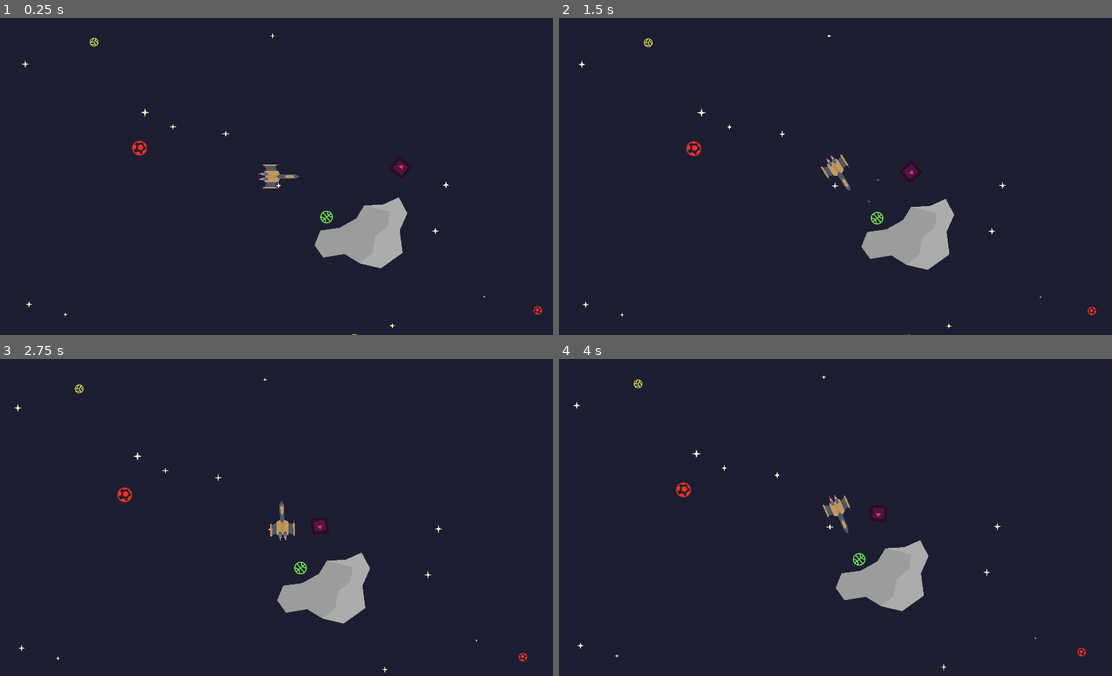
Above: before the commit, frames 1-4 (two rows, left to right).
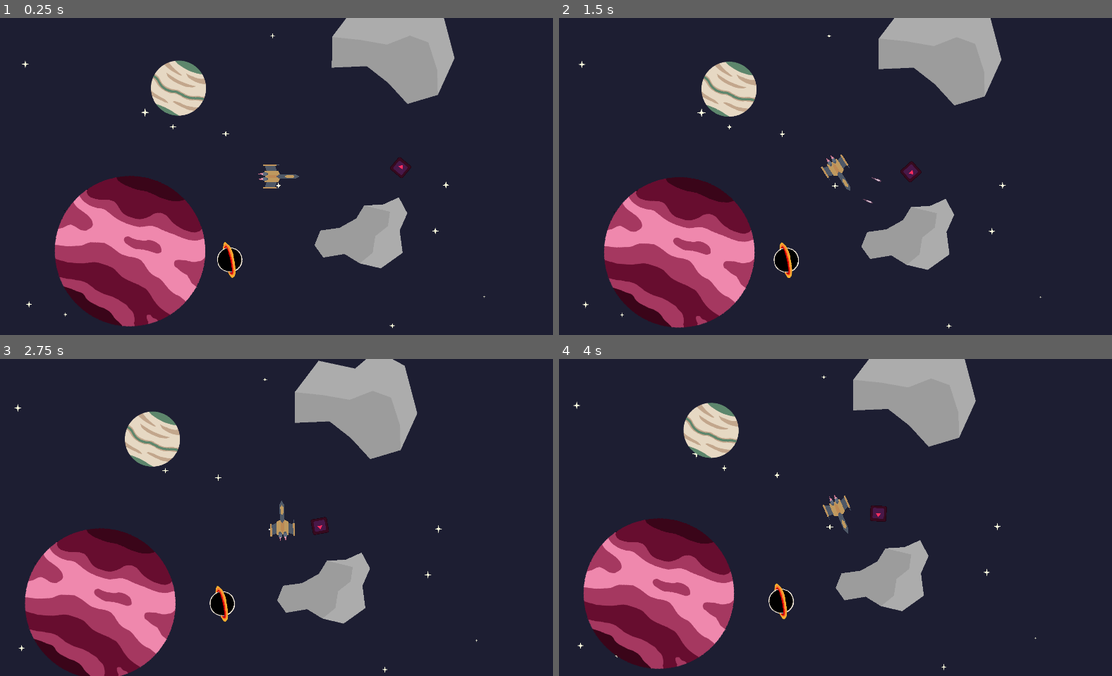
Above: after the commit, the same moments.

Repository: antax02/Ludum-Dare-58
Game: Godot game, scene res://scenes/world.tscn
Two runs of this game, one before a commit and one after it. Both use one fixed random seed, a clock stepped at 60 frames per second and the inputs below. The engine's default icon, where the game draws it, is replaced by a stand-in: a white triangle on a blue panel in a dark square.
Inputs (mouse positions are in pixels of both pictures, inside the frame that each line leads up to):
- Up to frame 1 (0.25 s): no input
- Up to frame 2 (1.5 s): move the mouse to (962, 160) at 0.52 s; hold Space (thrust) 0.53-1.28 s; hold Right mouse button (break) 0.53-1.28 s; move the mouse to (730, 192) at 1.27 s; click (730, 192) at 1.35 s
- Up to frame 3 (2.75 s): move the mouse to (337, 447) at 2.02 s; hold Space (thrust) from 2.03 s (still down); hold Right mouse button (break) from 2.03 s (still down)
- Up to frame 4 (4 s): move the mouse to (813, 580) at 2.77 s; release Right mouse button (break) at 2.78 s; click (813, 580) at 2.85 s; move the mouse to (1012, 565) at 3.52 s; release Space (thrust) at 3.53 s; hold Right mouse button (break) from 3.53 s (still down)

The runs differ from the first frame. In frame 1, 16% of the frame differs, in the area x 9-99%, y 0-100%; in frame 2, 16%; in frame 3, 17%, in the area x 4-96%, y 0-100%; in frame 4, 16%.

Commit message:
Add new planet and asteroid assets, update environment
Added PNG assets and import files for five planets and one special object, replacing previous SVGs in environment scenes. Introduced new asteroid and planet scenes, updated environment scene to support rare objects and adjusted spawn logic in enviorment.gd. Improved bullet collision logic to ignore player, and refined input actions in project.godot.

Diff:
--- a/project.godot
+++ b/project.godot
@@ -28,7 +28,27 @@
 
 [input]
 
-thrust={
+move_right={
+"deadzone": 0.2,
+"events": [Object(InputEventKey,"resource_local_to_scene":false,"resource_name":"","device":-1,"window_id":0,"alt_pressed":false,"shift_pressed":false,"ctrl_pressed":false,"meta_pressed":false,"pressed":false,"keycode":0,"physical_keycode":68,"key_label":0,"unicode":100,"location":0,"echo":false,"script":null)
+]
+}
+move_left={
+"deadzone": 0.2,
+"events": [Object(InputEventKey,"resource_local_to_scene":false,"resource_name":"","device":-1,"window_id":0,"alt_pressed":false,"shift_pressed":false,"ctrl_pressed":false,"meta_pressed":false,"pressed":false,"keycode":0,"physical_keycode":65,"key_label":0,"unicode":97,"location":0,"echo":false,"script":null)
+]
+}
+move_up={
+"deadzone": 0.2,
+"events": [Object(InputEventKey,"resource_local_to_scene":false,"resource_name":"","device":-1,"window_id":0,"alt_pressed":false,"shift_pressed":false,"ctrl_pressed":false,"meta_pressed":false,"pressed":false,"keycode":0,"physical_keycode":87,"key_label":0,"unicode":119,"location":0,"echo":false,"script":null)
+]
+}
+move_down={
+"deadzone": 0.2,
+"events": [Object(InputEventKey,"resource_local_to_scene":false,"resource_name":"","device":-1,"window_id":0,"alt_pressed":false,"shift_pressed":false,"ctrl_pressed":false,"meta_pressed":false,"pressed":false,"keycode":0,"physical_keycode":83,"key_label":0,"unicode":115,"location":0,"echo":false,"script":null)
+]
+}
+dash={
 "deadzone": 0.2,
 "events": [Object(InputEventKey,"resource_local_to_scene":false,"resource_name":"","device":-1,"window_id":0,"alt_press …(191 unchanged characters)…
 ]
@@ -43,6 +63,11 @@
 "events": [Object(InputEventMouseButton,"resource_local_to_scene":false,"resource_name":"","device":-1,"window_id":0,"a …(256 unchanged characters)…
 ]
 }
+thrust={
+"deadzone": 0.2,
+"events": [Object(InputEventKey,"resource_local_to_scene":false,"resource_name":"","device":-1,"window_id":0,"alt_pressed":false,"shift_pressed":false,"ctrl_pressed":false,"meta_pressed":false,"pressed":false,"keycode":0,"physical_keycode":32,"key_label":0,"unicode":32,"location":0,"echo":false,"script":null)
+]
+}
 
 [rendering]
 
--- a/scenes/bullet.tscn
+++ b/scenes/bullet.tscn
@@ -1,20 +1,26 @@
-[gd_scene load_steps=4 format=3 uid="uid://pug080u7rka1"]
+[gd_scene load_steps=3 format=3 uid="uid://pug080u7rka1"]
 
 [ext_resource type="Script" uid="uid://n0il7q3u3nx3" path="res://scripts/bullet.gd" id="1_y25gk"]
-[ext_resource type="Texture2D" uid="uid://dt87ji848s1gn" path="res://icon.svg" id="2_l5glv"]
 
-[sub_resource type="RectangleShape2D" id="RectangleShape2D_dqkch"]
-size = Vector2(12, 4)
+[sub_resource type="CapsuleShape2D" id="CapsuleShape2D_mkf8s"]
+radius = 6.9999814
+height = 35.999905
 
 [node name="bullet" type="Area2D"]
 script = ExtResource("1_y25gk")
 
-[node name="Sprite2D" type="Sprite2D" parent="."]
-position = Vector2(-1.1920929e-06, 1.4210855e-14)
-scale = Vector2(0.093749985, 0.031249996)
-texture = ExtResource("2_l5glv")
+[node name="Polygon2D" type="Polygon2D" parent="."]
+color = Color(0.89, 0.53400004, 0.6704666, 0.37254903)
+polygon = PackedVector2Array(13, 0, 10, -3, 0, -4, -27, 0, 0, 4, 10, 3)
+
+[node name="Polygon2D2" type="Polygon2D" parent="."]
+color = Color(0.8885316, 0.8071477, 0.86830044, 1)
+polygon = PackedVector2Array(9, 0, 5, -2, 0, -2, -14, 0, 0, 2, 5, 2)
 
 [node name="CollisionShape2D" type="CollisionShape2D" parent="."]
-shape = SubResource("RectangleShape2D_dqkch")
+visible = false
+position = Vector2(0, 1.1920929e-07)
+rotation = 1.5684679
+shape = SubResource("CapsuleShape2D_mkf8s")
 
 [connection signal="body_entered" from="." to="." method="_on_body_entered"]
--- a/scenes/enviorment/asteroid_01.tscn
+++ b/scenes/enviorment/asteroid_01.tscn
@@ -1,14 +1,15 @@
-[gd_scene load_steps=0 format=3 uid="uid://cord2n1qox8nr"]
+[gd_scene format=3 uid="uid://cord2n1qox8nr"]
 
 [node name="Asteroid01" type="AnimatableBody2D"]
 
 [node name="Base" type="Polygon2D" parent="."]
-color = Color(0.67481464, 0.67481464, 0.6748146, 1)
+color = Color(0.6745098, 0.6745098, 0.6745098, 1)
 polygon = PackedVector2Array(12, -121, -53, -117, -80, -73, -137, -41, -202, -32, -222, 18, -192, 60, -120, 48, -68, 80, 4, 97, 78, 44, 68, -32, 94, -91, 65, -145)
 
 [node name="Accent" type="Polygon2D" parent="."]
-color = Color(0.61339027, 0.61339027, 0.61339027, 1)
+color = Color(0.6117647, 0.6117647, 0.6117647, 1)
 polygon = PackedVector2Array(-202, -32, -137, -41, -80, -73, -53, -117, 35, -96, 28, -47, -15, -13, -24, 44, -68, 80, -120, 48, -192, 60, -222, 18)
 
 [node name="CollisionPolygon2D" type="CollisionPolygon2D" parent="."]
+visible = false
 polygon = PackedVector2Array(-222, 18, -202, -32, -137, -41, -80, -73, -52, -118, 12, -121, 65, -145, 95, -91, 68, -31, 78, 45, 4, 97, -68, 80, -120, 48, -192, 60)
--- /dev/null
+++ b/scenes/enviorment/asteroid_02.tscn
@@ -0,0 +1,14 @@
+[gd_scene format=3 uid="uid://bg16v6gptj88h"]
+
+[node name="Asteroid02" type="AnimatableBody2D"]
+
+[node name="Base" type="Polygon2D" parent="."]
+color = Color(0.6745098, 0.6745098, 0.6745098, 1)
+polygon = PackedVector2Array(-238, 23, -225, 130, -111, 207, 56, 192, 124, 106, 75, 24, 122, -94, 30, -192, -73, -210, -88, -92, -156, -30)
+
+[node name="Polygon2D2" type="Polygon2D" parent="."]
+color = Color(0.6117647, 0.6117647, 0.6117647, 1)
+polygon = PackedVector2Array(-238, 23, -225, 130, -141, 142, -43, 128, -10, 70, -27, -12, 4, -99, 30, -192, -73, -210, -88, -92, -156, -30)
+
+[node name="CollisionPolygon2D" type="CollisionPolygon2D" parent="."]
+polygon = PackedVector2Array(-73, -210, 30, -192, 122, -94, 76, 25, 123, 106, 57, 195, -111, 208, -225, 131, -237, 22, -156, -30, -87, -92)
--- a/scenes/enviorment/enviorment.tscn
+++ b/scenes/enviorment/enviorment.tscn
@@ -1,14 +1,17 @@
-[gd_scene load_steps=11 format=3 uid="uid://dp0fvfymjk8d1"]
+[gd_scene load_steps=14 format=3 uid="uid://dp0fvfymjk8d1"]
 
 [ext_resource type="Script" uid="uid://cwed5fxph00mp" path="res://scripts/enviorment.gd" id="1_fmwxt"]
 [ext_resource type="Shader" uid="uid://du8bc8n2isnsd" path="res://resources/glitch_crt.gdshader" id="2_yjxbp"]
 [ext_resource type="PackedScene" uid="uid://bgnv5cfrcvbxm" path="res://scenes/enviorment/star_01.tscn" id="3_e3d6q"]
 [ext_resource type="PackedScene" uid="uid://b4dyt7kb4t4g2" path="res://scenes/enviorment/planet_01.tscn" id="4_3fr31"]
+[ext_resource type="PackedScene" uid="uid://c8788b5h8tpho" path="res://scenes/enviorment/planet_05.tscn" id="4_whfbg"]
 [ext_resource type="PackedScene" uid="uid://80p3mosi1y6q" path="res://scenes/enviorment/planet_02.tscn" id="5_45ryj"]
 [ext_resource type="PackedScene" uid="uid://cq61c6hjwqy1" path="res://scenes/enviorment/planet_03.tscn" id="6_mvhhs"]
+[ext_resource type="PackedScene" uid="uid://0txg2pjmopdc" path="res://scenes/enviorment/special_01.tscn" id="7_k4g3l"]
 [ext_resource type="FontFile" uid="uid://0ajvaa5ea8n6" path="res://assets/fonts/VT323-Regular.ttf" id="7_mvhhs"]
 [ext_resource type="PackedScene" uid="uid://vkew0f6jy525" path="res://scenes/enviorment/planet_04.tscn" id="7_p4wd1"]
 [ext_resource type="PackedScene" uid="uid://cord2n1qox8nr" path="res://scenes/enviorment/asteroid_01.tscn" id="9_p4wd1"]
+[ext_resource type="PackedScene" uid="uid://bg16v6gptj88h" path="res://scenes/enviorment/asteroid_02.tscn" id="10_yp5bm"]
 
 [sub_resource type="ShaderMaterial" id="ShaderMaterial_k0juu"]
 shader = ExtResource("2_yjxbp")
@@ -25,8 +28,12 @@
 z_index = -1
 script = ExtResource("1_fmwxt")
 stars = Array[PackedScene]([ExtResource("3_e3d6q")])
-far_objects = Array[PackedScene]([ExtResource("4_3fr31"), ExtResource("5_45ryj")])
-near_objects = Array[PackedScene]([ExtResource("6_mvhhs"), ExtResource("7_p4wd1")])
+far_objects = Array[PackedScene]([ExtResource("7_p4wd1"), ExtResource("4_whfbg")])
+near_objects = Array[PackedScene]([ExtResource("6_mvhhs"), ExtResource("5_45ryj"), ExtResource("6_mvhhs")])
+far_rare_objects = Array[PackedScene]([ExtResource("7_k4g3l")])
+near_rare_objects = Array[PackedScene]([ExtResource("4_3fr31")])
+far_objects_count = 40
+near_objects_count = 25
 
 [node name="OutOfBoundsEffect" type="CanvasLayer" parent="."]
 visible = false
@@ -67,6 +74,12 @@
 [node name="FarObjects" type="Parallax2D" parent="Background"]
 scroll_scale = Vector2(0.4, 0.4)
 
+[node name="NearRareObjects" type="Parallax2D" parent="Background"]
+scroll_scale = Vector2(0.8, 0.8)
+
+[node name="FarRareObjects" type="Parallax2D" parent="Background"]
+scroll_scale = Vector2(0.2, 0.2)
+
 [node name="NearObjects" type="Parallax2D" parent="Background"]
 scroll_scale = Vector2(0.7, 0.7)
 
@@ -78,5 +91,9 @@
 [node name="Asteroid01" parent="." instance=ExtResource("9_p4wd1")]
 position = Vector2(335, 234)
 
+[node name="Asteroid02" parent="." instance=ExtResource("10_yp5bm")]
+position = Vector2(367.00003, -460)
+rotation = -1.7390867
+
 [connection signal="body_entered" from="PlayableArea" to="." method="_on_playable_area_body_entered"]
 [connection signal="body_exited" from="PlayableArea" to="." method="_on_playable_area_body_exited"]
--- a/scenes/enviorment/planet_01.tscn
+++ b/scenes/enviorment/planet_01.tscn
@@ -1,6 +1,6 @@
 [gd_scene load_steps=2 format=3 uid="uid://b4dyt7kb4t4g2"]
 
-[ext_resource type="Texture2D" uid="uid://damvxo1cksni8" path="res://assets/planet_01.svg" id="1_2v64n"]
+[ext_resource type="Texture2D" uid="uid://but3detgwhiqj" path="res://assets/planet_01.png" id="1_2v64n"]
 
 [node name="planet_01" type="Sprite2D"]
 texture = ExtResource("1_2v64n")
--- a/scenes/enviorment/planet_02.tscn
+++ b/scenes/enviorment/planet_02.tscn
@@ -1,6 +1,6 @@
 [gd_scene load_steps=2 format=3 uid="uid://80p3mosi1y6q"]
 
-[ext_resource type="Texture2D" uid="uid://bupi6i4tox1nc" path="res://assets/planet_02.svg" id="1_n6kod"]
+[ext_resource type="Texture2D" uid="uid://dspr6j26pr8ed" path="res://assets/planet_02.png" id="1_n6kod"]
 
 [node name="Planet02" type="Sprite2D"]
 texture = ExtResource("1_n6kod")
--- a/scenes/enviorment/planet_03.tscn
+++ b/scenes/enviorment/planet_03.tscn
@@ -1,6 +1,6 @@
 [gd_scene load_steps=2 format=3 uid="uid://cq61c6hjwqy1"]
 
-[ext_resource type="Texture2D" uid="uid://be3pjwapleq53" path="res://assets/planet_03.svg" id="1_ogfku"]
+[ext_resource type="Texture2D" uid="uid://daf7cm2jx6bx4" path="res://assets/planet_03.png" id="1_ogfku"]
 
 [node name="Planet03" type="Sprite2D"]
 scale = Vector2(2, 2)
--- a/scenes/enviorment/planet_04.tscn
+++ b/scenes/enviorment/planet_04.tscn
@@ -1,6 +1,6 @@
 [gd_scene load_steps=2 format=3 uid="uid://vkew0f6jy525"]
 
-[ext_resource type="Texture2D" uid="uid://d4b3vhb4r2xst" path="res://assets/planet_04.svg" id="1_bswxe"]
+[ext_resource type="Texture2D" uid="uid://bl3guhit0vvb3" path="res://assets/planet_04.png" id="1_bswxe"]
 
 [node name="Planet04" type="Sprite2D"]
 scale = Vector2(2, 2)
--- /dev/null
+++ b/scenes/enviorment/planet_05.tscn
@@ -0,0 +1,6 @@
+[gd_scene load_steps=2 format=3 uid="uid://c8788b5h8tpho"]
+
+[ext_resource type="Texture2D" uid="uid://d26cnevg2fq3g" path="res://assets/planet_05.png" id="1_x46yp"]
+
+[node name="Planet05" type="Sprite2D"]
+texture = ExtResource("1_x46yp")
--- /dev/null
+++ b/scenes/enviorment/special_01.tscn
@@ -0,0 +1,6 @@
+[gd_scene load_steps=2 format=3 uid="uid://0txg2pjmopdc"]
+
+[ext_resource type="Texture2D" uid="uid://4g3m4npttfy3" path="res://assets/special_01.png" id="1_4ns2q"]
+
+[node name="Special01" type="Sprite2D"]
+texture = ExtResource("1_4ns2q")
--- a/scripts/bullet.gd
+++ b/scripts/bullet.gd
@@ -7,6 +7,7 @@
 	position += transform.x * speed * delta
 
 func _on_body_entered(body: Node2D) -> void:
-	if body.is_in_group("enemies"):
-		body.take_damage(damage)
-	queue_free()
+	if !body.is_in_group("player"):
+		if body.is_in_group("enemies"):
+			body.take_damage(damage)
+		queue_free()
--- a/scripts/enviorment.gd
+++ b/scripts/enviorment.gd
@@ -6,27 +6,32 @@
 @onready var stars_parallax: Parallax2D = $Background/Stars
 @onready var far_objects_parallax: Parallax2D = $Background/FarObjects
 @onready var near_objects_parallax: Parallax2D = $Background/NearObjects
+@onready var far_rare_objects_parallax: Parallax2D = $Background/FarRareObjects
+@onready var near_rare_objects_parallax: Parallax2D = $Background/NearRareObjects
 
 @export var stars: Array[PackedScene] = []
 @export var far_objects: Array[PackedScene] = []
 @export var near_objects: Array[PackedScene] = []
+@export var far_rare_objects: Array[PackedScene] = []
+@export var near_rare_objects: Array[PackedScene] = []
 
 @export var star_count: int = 500
 @export var far_objects_count: int = 150
 @export var near_objects_count: int = 50
+@export var far_rare_objects_count: int = 5
+@export var near_rare_objects_count: int = 5
 
 var inside_bounds: bool = true
 var bounds_exit_position: Vector2
 var outside_bounds_timer: float = 0.0
 var spawn_area: Vector2 = Vector2(10000, 10000)
 
-
-
-
 func _ready() -> void:
-	spawn_objects(stars, star_count, stars_parallax, false)
-	spawn_objects(far_objects, far_objects_count, far_objects_parallax, true)
-	spawn_objects(near_objects, near_objects_count, near_objects_parallax, true)
+	spawn_objects(stars, star_count, stars_parallax, false, true)
+	spawn_objects(far_objects, far_objects_count, far_objects_parallax, true, true)
+	spawn_objects(near_objects, near_objects_count, near_objects_parallax, true, true)
+	spawn_objects(far_rare_objects, far_rare_objects_count, far_rare_objects_parallax, true, false)
+	spawn_objects(near_rare_objects, near_rare_objects_count, near_rare_objects_parallax, true, false )
 
 func _process(delta: float) -> void:
 	if not inside_bounds:
@@ -35,16 +40,15 @@
 	effect_rect.material.set_shader_parameter("scanline_strength", clamp(outside_bounds_timer / 10, 0, 0.4))
 	effect_rect.material.set_shader_parameter("shake_rate", clamp(outside_bounds_timer / 10, 0, 0.35))
 
-func spawn_objects(objects: Array[PackedScene], object_count: int, parallax_layer: Parallax2D, random_rotation: bool) -> void:
+func spawn_objects(objects: Array[PackedScene], object_count: int, parallax_layer: Parallax2D, random_rotation: bool, random_scale: bool) -> void:
 	for i in range(object_count):
 		var instance = objects[randi_range(0, len(objects) - 1)].instantiate()
 		instance.position = Vector2(randf_range(-spawn_area.x / 2, spawn_area.x / 2), randf_range(-spawn_area.y / 2, spawn_area.y / 2))
-		instance.scale = Vector2.ONE * randf_range(0.4, 1.6)
+		if random_scale:
+			instance.scale = Vector2.ONE * randf_range(0.4, 1.6)
 		if random_rotation:
 			instance.rotation = randf_range(0, 2 * PI)
 		parallax_layer.add_child(instance)
-		print(instance)
-
 
 func _on_playable_area_body_entered(body: Node2D) -> void:
 	if body.is_in_group("player"):
Binary file added: assets/planet_01.png
Not shown, added: assets/planet_01.png.import
Binary file added: assets/planet_02.png
Not shown, added: assets/planet_02.png.import
Binary file added: assets/planet_03.png
Not shown, added: assets/planet_03.png.import
Binary file added: assets/planet_04.png
Not shown, added: assets/planet_04.png.import
Binary file added: assets/planet_05.png
Not shown, added: assets/planet_05.png.import
Binary file added: assets/special_01.png
Not shown, added: assets/special_01.png.import
